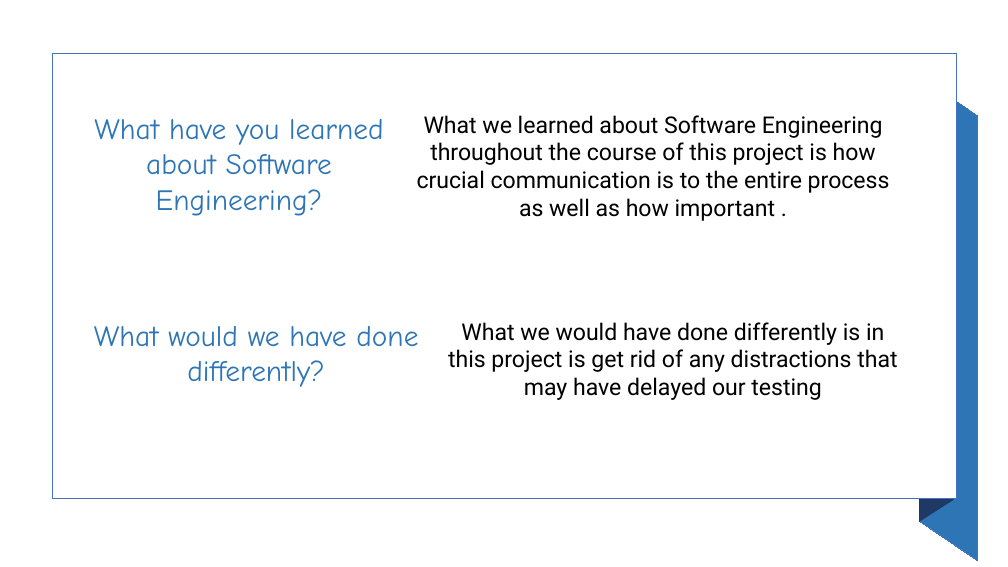
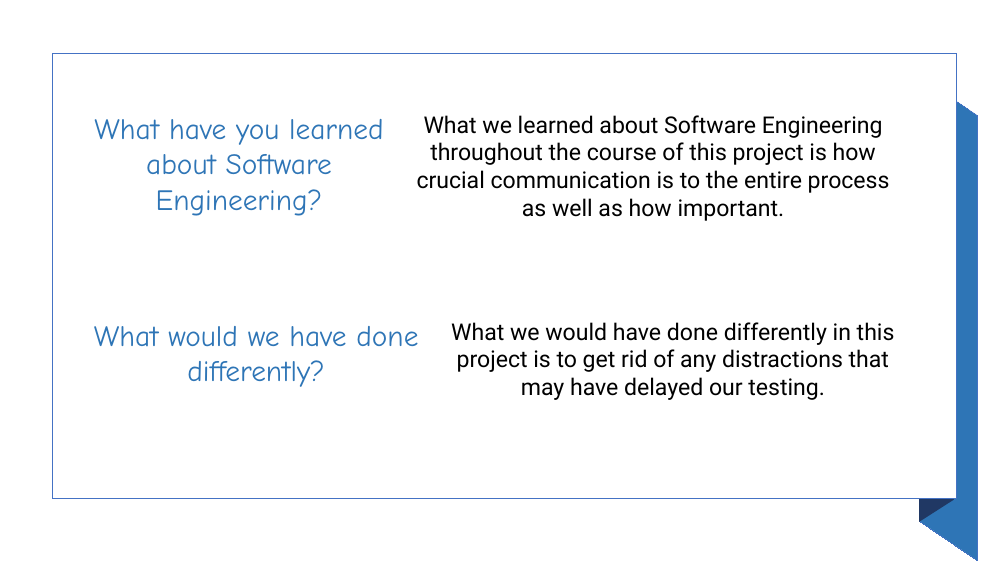
Before and after one commit to remyxr89/Presentation, a slide deck: slide 4 of Sprint 4 – Presentation.pptx. Drawn at 1008x567 pixels with LibreOffice and Linux fonts; fonts in the diff are those of the drawing. Boxes give left, top, right and bottom in pixels: in the first picture for what was removed or moved away, otherwise in the second. Text is boxed around its words. In the diff, an @@ line names an element or a change of style, - is before the commit and + after.

```diff
--- a/Sprint 4 – Presentation.pptx
+++ b/Sprint 4 – Presentation.pptx
@@ text at [417,115,890,221]: spaces changed @@
-What we learned about Software Engineering throughout the course of this project is how crucial communication is to the entire process as well as how important .
+What we learned about Software Engineering throughout the course of this project is how crucial communication is to the entire process as well as how important.
@@ text at [451,322,895,400]: text changed @@
-What we would have done differently is in this project is get rid of any distractions that may have delayed our testing
+What we would have done differently in this project is to get rid of any distractions that may have delayed our testing.
```
Also in this commit, not shown: 4 other slides changed, 1 slide added.
